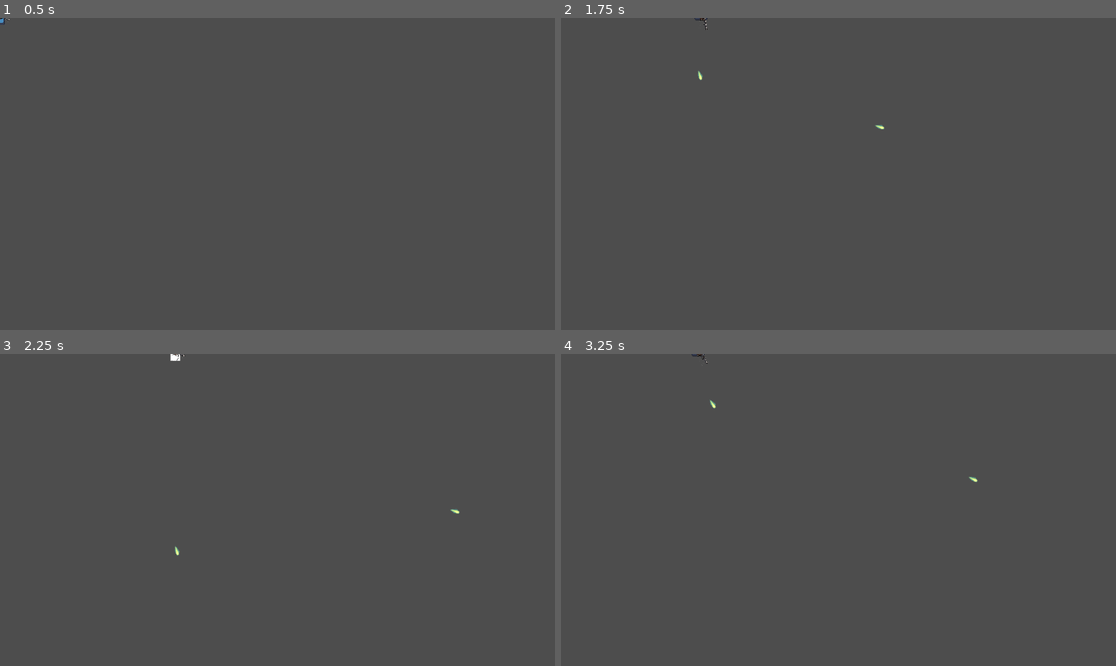
Above: before the commit, frames 1-4 (two rows, left to right).
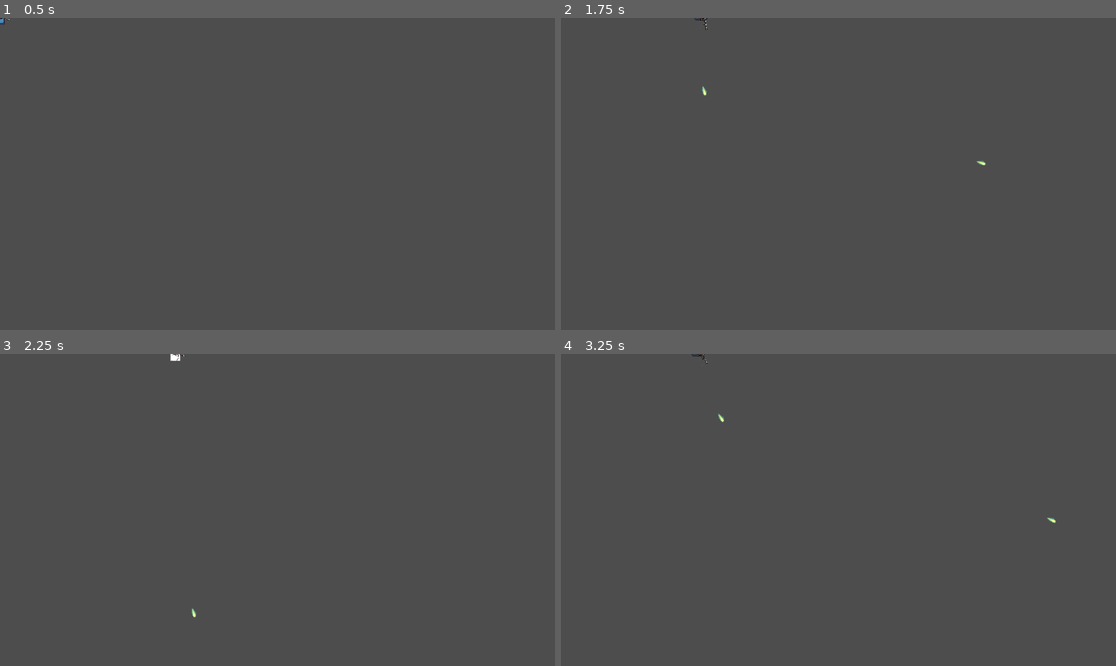
Above: after the commit, the same moments.

Repository: HarunG-yg1/splatgame
Game: Godot game, scene res://player1.tscn
The game is run twice, just before and just after one commit, with the same random seed, the same clock (stepped at 60 frames per second) and the same inputs. The engine's default icon, where the game draws it, is replaced by a stand-in: a white triangle on a blue panel in a dark square.
Inputs (mouse positions are in pixels of both pictures, inside the frame that each line leads up to):
- Up to frame 1 (0.5 s): no input
- Up to frame 2 (1.75 s): tap Enter (ui_accept) at 0.5, 1.25 s; move the mouse to (960, 158) at 0.52 s; hold D (right) from 0.53 s (still down); tap E (shoot) at 0.6, 1.55 s; tap Space (jump) at 0.77, 1.52 s; move the mouse to (727, 189) at 1.27 s; click (727, 189) at 1.35 s
- Up to frame 3 (2.25 s): move the mouse to (333, 441) at 2.02 s; release D (right) at 2.03 s; hold A (left) from 2.03 s (still down); tap F (block) at 2.1 s
- Up to frame 4 (3.25 s): tap E (shoot) at 2.3, 3.05 s; move the mouse to (810, 572) at 2.77 s; release A (left) at 2.78 s; hold D (right) from 2.78 s (still down); tap C (crouch) at 2.85 s; tap Space (jump) at 3.02 s

Frame 1 is identical in both runs. In frame 2, less than 0.1% of the frame differs, in the area x 24-77%, y 16-48%; in frame 3, less than 0.1%; in frame 4, less than 0.1%, in the area x 26-90%, y 14-55%.

Commit message:
added raycast

Diff:
--- a/bullet.gd
+++ b/bullet.gd
@@ -1,7 +1,7 @@
 extends Node2D
 
 
-const SPEED: int = 600
+const SPEED: int = 800
 
 
 func _process(delta: float) -> void:
--- a/gun.gd
+++ b/gun.gd
@@ -5,7 +5,12 @@
 
 
 @onready var muzzle: Marker2D = $Marker2D
+@onready var raycast: RayCast2D = $RayCast2D
 
+@export var gun_range: float = 800.0
+
+func _ready() -> void:
+	raycast.target_position = Vector2(gun_range, 0)
 
 func _process(delta: float) -> void:
 	look_at(get_global_mouse_position())
@@ -21,3 +26,14 @@
 		get_tree().root.add_child(bullet_instance)
 		bullet_instance.global_position = muzzle.global_position
 		bullet_instance.rotation = rotation
+
+		raycast.force_raycast_update()
+		print("Gun Fired. Colliding: ", raycast.is_colliding())
+
+		if raycast.is_colliding():
+			var hit_object = raycast.get_collider()
+			var hit_point = raycast.get_collision_point()
+			print("Hit object: ", hit_object.name)
+			print("Hit point: ", hit_point)
+		else:
+			print("No collision — reached max range")
--- a/gun.tscn
+++ b/gun.tscn
@@ -13,3 +13,5 @@
 
 [node name="Marker2D" type="Marker2D" parent="." unique_id=1380267313]
 position = Vector2(24, -6)
+
+[node name="RayCast2D" type="RayCast2D" parent="." unique_id=1380571285]
